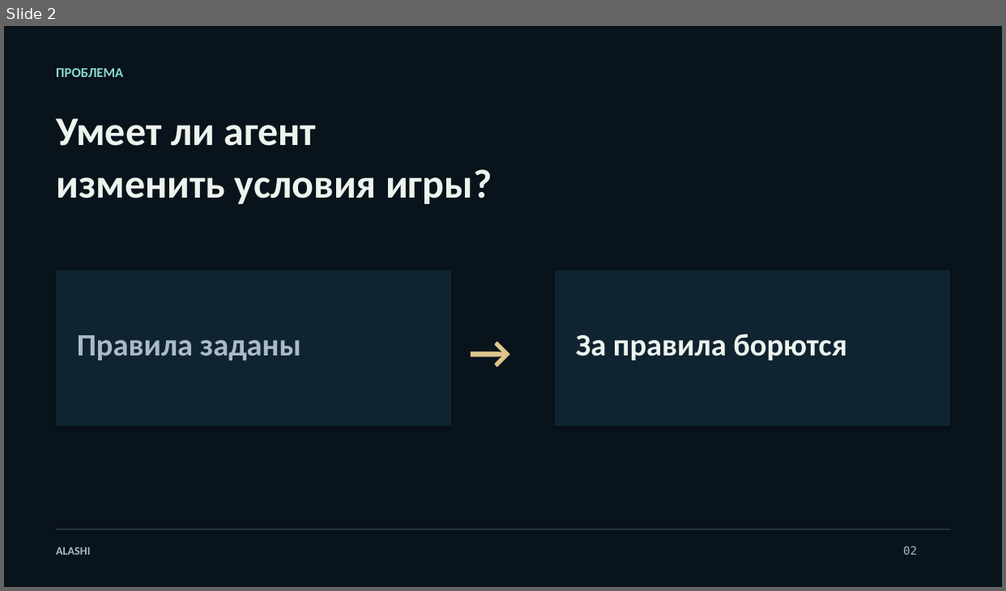
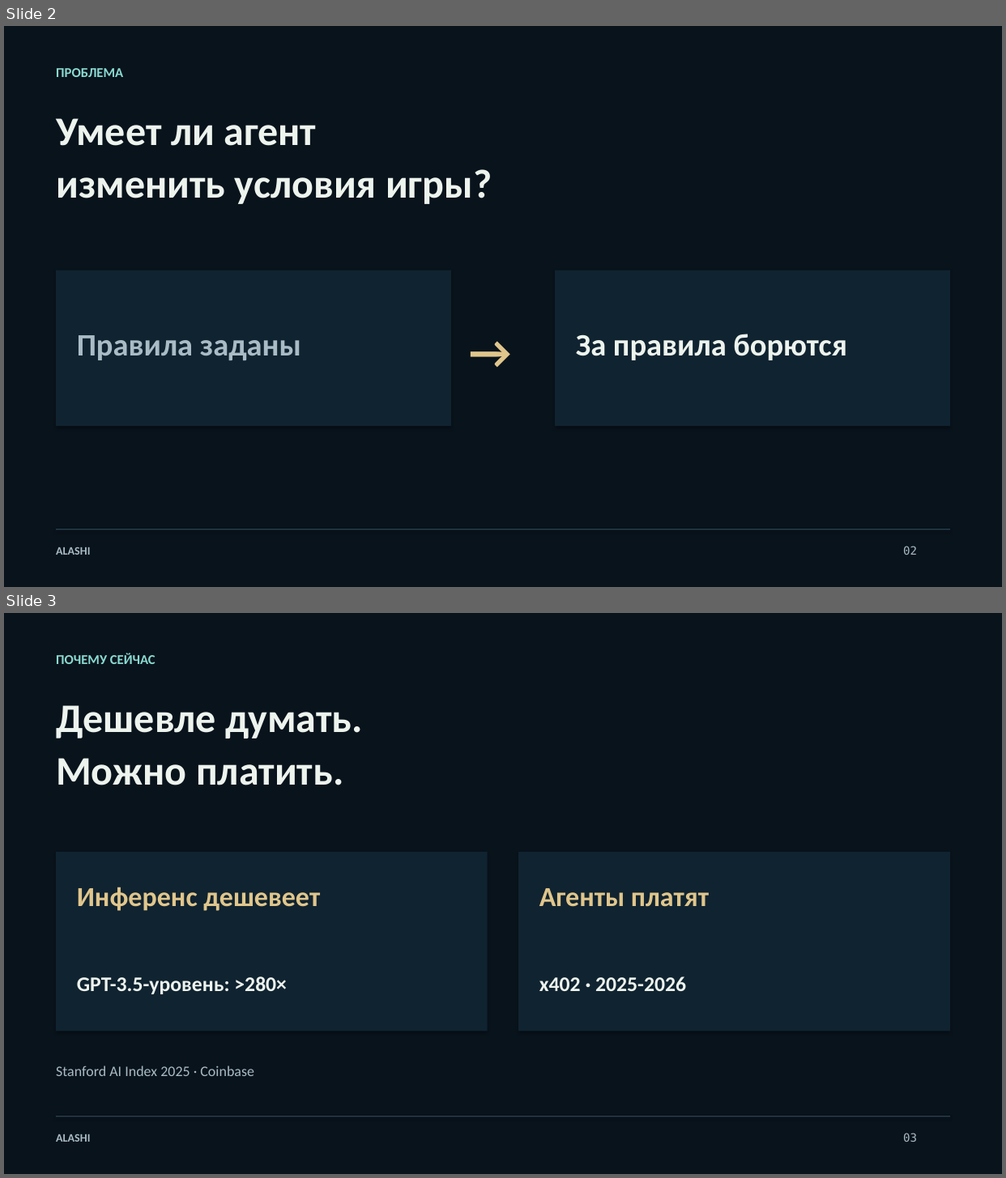
Before and after one commit to Jakisheff/alashi, a slide deck: docs/out/deck.pptx. Shown one above the other, each under a label of ours: slide 2 before the commit, slides 2 and 3 after it. The pictures are 1006x591 and 1006x1178 pixels, drawn with LibreOffice and Linux fonts; fonts in the diff are those of the drawing. Boxes give left, top, right and bottom in pixels: in the first picture for what was removed or moved away, otherwise in the second. Text is boxed around its words. In the diff, an @@ line names an element or a change of style, - is before the commit and + after.

```diff
--- a/docs/out/deck.pptx
+++ b/docs/out/deck.pptx
@@ slide 3 added at (x1=4, y1=613, x2=1002, y2=1174), background #09131C @@
@@ text added at (x1=56, y1=653, x2=155, y2=664), 13 pt, text #8ADAD1, bold @@
+ПОЧЕМУ СЕЙЧАС
@@ text added at (x1=56, y1=705, x2=363, y2=786), 39 pt, text #EDF3ED, bold @@
+Дешевле думать.
+Можно платить.
@@ rectangle added at (x1=56, y1=852, x2=487, y2=1032), fill #102330 @@
@@ rectangle added at (x1=519, y1=852, x2=950, y2=1032), fill #102330 @@
@@ text added at (x1=77, y1=887, x2=320, y2=911), 26.5 pt, text #E0C68C, bold @@
+Инференс дешевеет
@@ text added at (x1=539, y1=888, x2=709, y2=907), 26.5 pt, text #E0C68C, bold @@
+Агенты платят
@@ text added at (x1=77, y1=977, x2=287, y2=995), 20 pt, text #EDF3ED, bold @@
+GPT-3.5-уровень: >280×
@@ text added at (x1=539, y1=977, x2=686, y2=991), 20 pt, text #EDF3ED, bold @@
+x402 · 2025-2026
@@ text added at (x1=56, y1=1066, x2=254, y2=1076), 14 pt, text #A9BBC5 @@
+Stanford AI Index 2025 · Coinbase
@@ rectangle added at (x1=56, y1=1116, x2=949, y2=1117), fill #29414F @@
@@ text added at (x1=56, y1=1135, x2=90, y2=1142), 11 pt, text #A9BBC5, bold @@
+ALASHI
@@ text added at (x1=903, y1=1133, x2=917, y2=1142), 11 pt, text #A9BBC5 @@
+03
```
Also in this commit, not shown: 8 slides changed, 1 other slide added, 24 other files.
